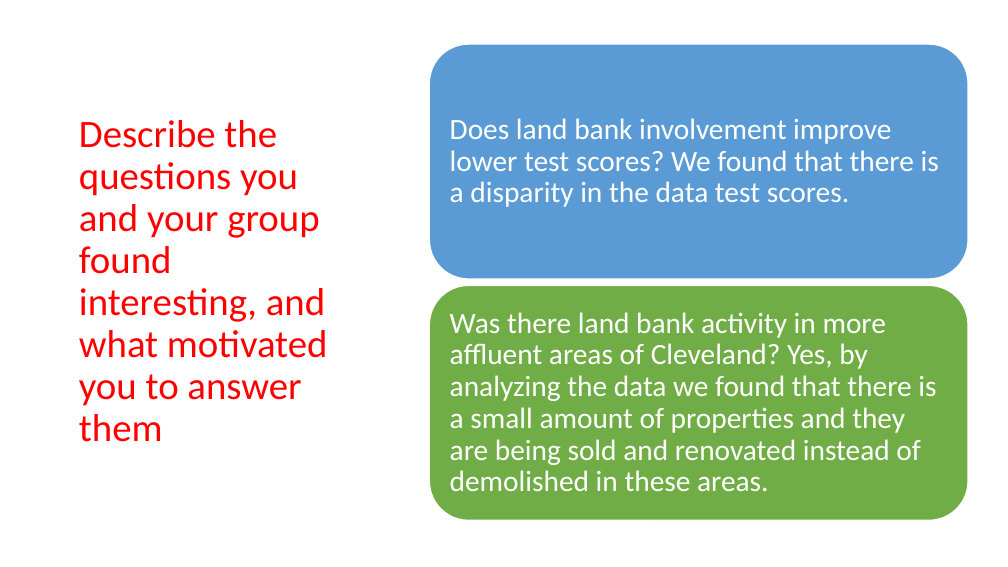
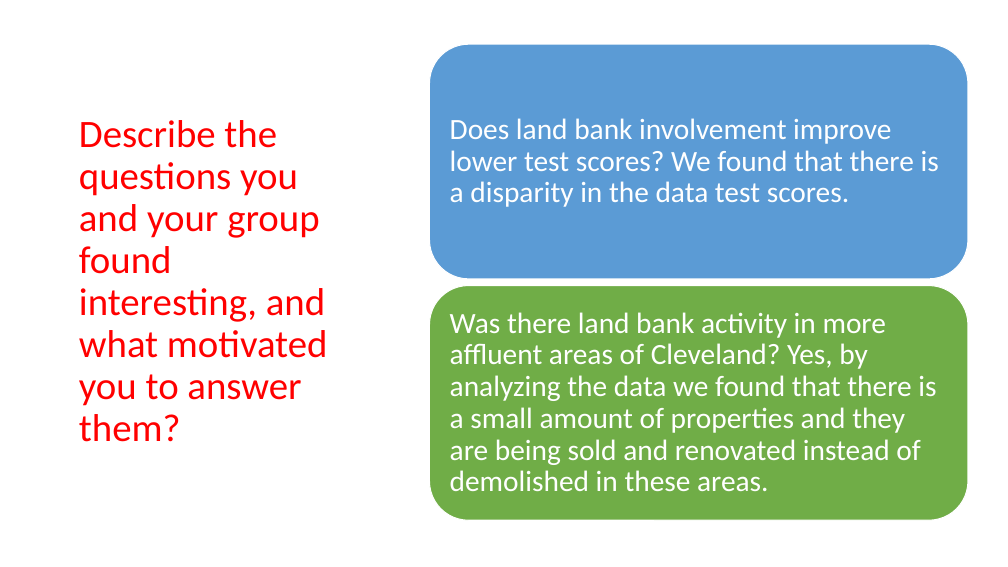
Before and after one commit to nicholasiii/GroupAssignement1, a slide deck: slide 3 of Group 2.pptx. Drawn at 1008x567 pixels with LibreOffice and Linux fonts; fonts in the diff are those of the drawing. Boxes give left, top, right and bottom in pixels: in the first picture for what was removed or moved away, otherwise in the second. Text is boxed around its words. In the diff, an @@ line names an element or a change of style, - is before the commit and + after.

```diff
--- a/Group 2.pptx
+++ b/Group 2.pptx
@@ title at (x1=79, y1=120, x2=328, y2=442): text changed @@
-Describe the questions you and your group found interesting, and what motivated you to answer them
+Describe the questions you and your group found interesting, and what motivated you to answer them?
```
Also in this commit, not shown: 5 other slides changed, 3 slides added, 3 slides removed.
